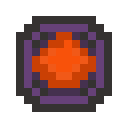
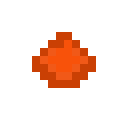
Before/after of a 128 x 128 layered artwork. What changed in the layer stack:
hid "Laag 2", painted on it over box(16, 16, 112, 112)
